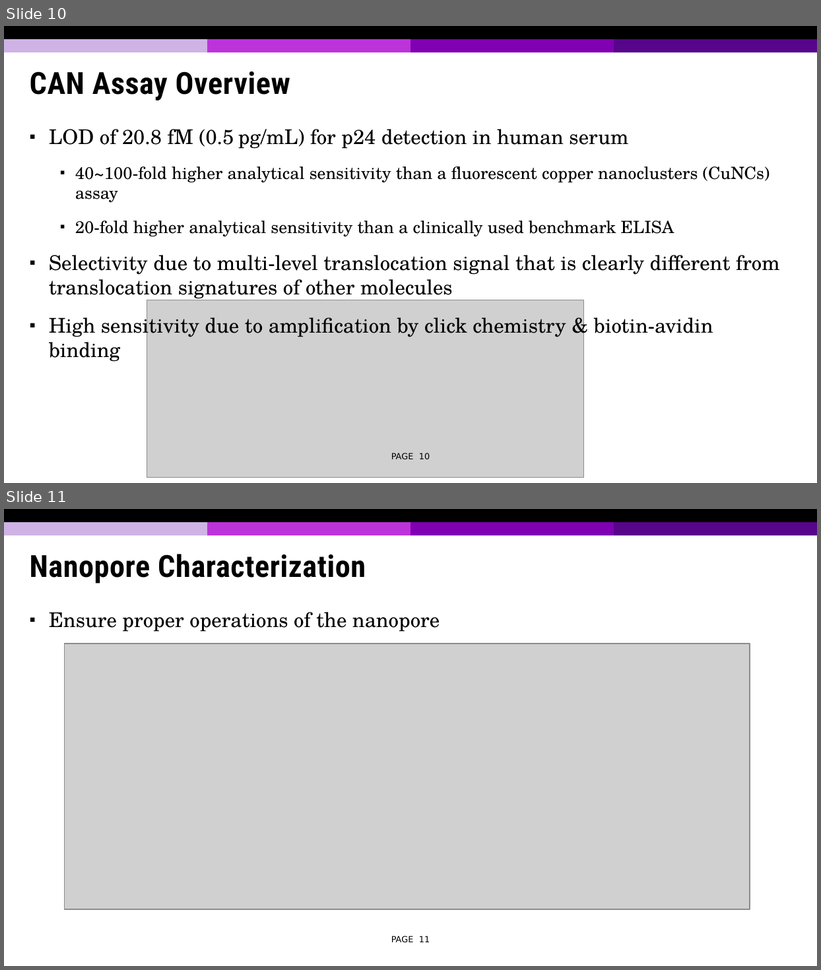
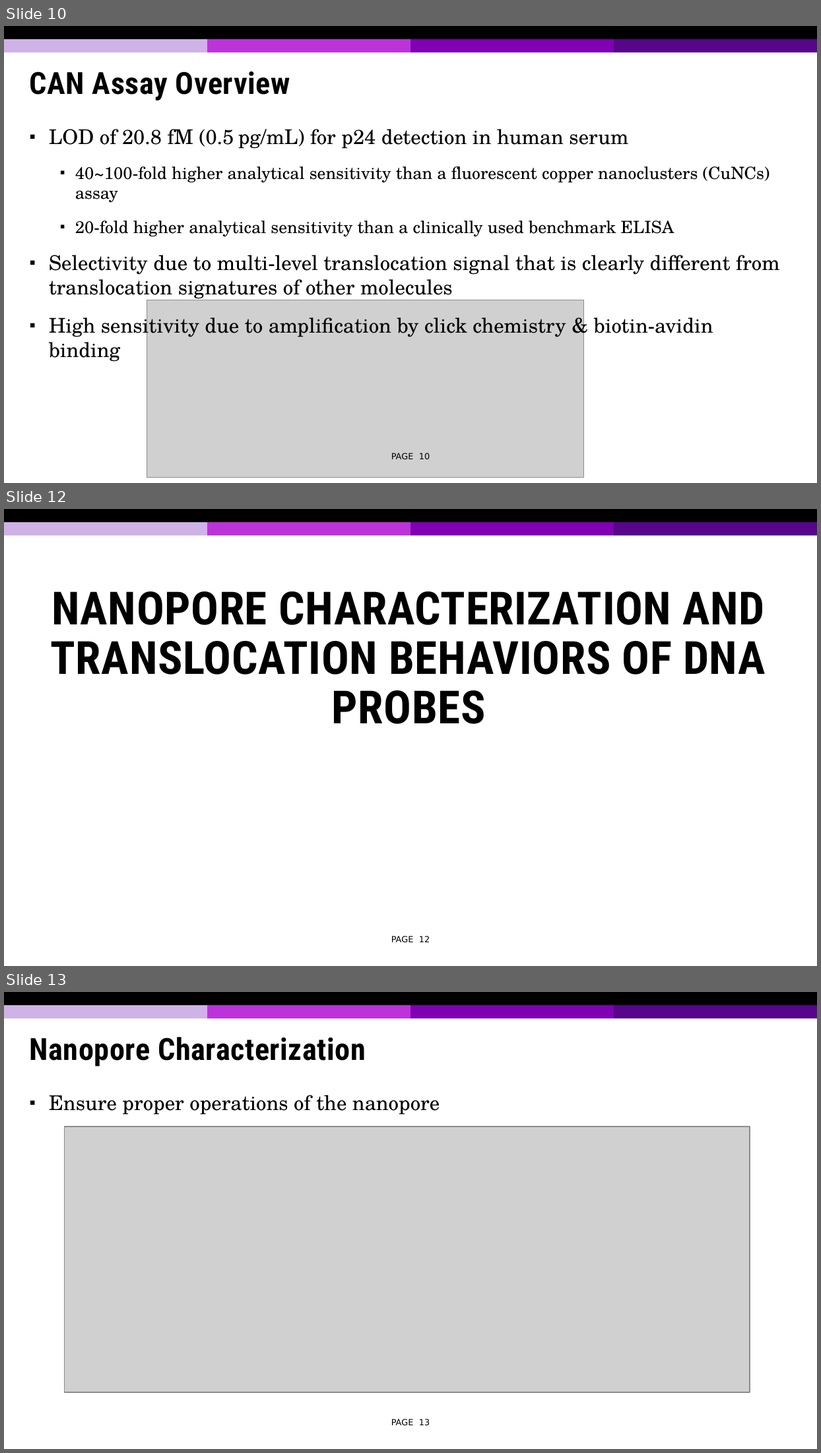
Before and after one commit to tonymin/ECE730, a slide deck: Presentation 2.pptx. Shown one above the other, each under a label of ours: slides 10 and 11 before the commit, slides 10, 12 and 13 after it; the slides between them are not shown. The pictures are 821x970 and 821x1453 pixels, drawn with LibreOffice and Linux fonts; fonts in the diff are those of the drawing; grey boxes stand for pictures; background and template pictures are left out. Boxes give left, top, right and bottom in pixels: in the first picture for what was removed or moved away, otherwise in the second. Text is boxed around its words. In the diff, an @@ line names an element or a change of style, - is before the commit and + after.

```diff
--- a/Presentation 2.pptx
+++ b/Presentation 2.pptx
@@ slide 12 added at (4,509,817,966), background #FFFFFF; not listed: 5 template elements that a slide beside it also shows @@
@@ title added at (51,591,766,724), 40.5 pt, text #000000, bold @@
+NANOPORE CHARACTERIZATION AND TRANSLOCATION BEHAVIORS OF DNA PROBES
@@ page number added at (391,936,430,943), 7.5 pt, text #000000 @@
+PAGE 12
@@ what was slide 11 is now slide 13 @@
@@ page number at (391,1419,430,1426): text changed @@
-PAGE 11
+PAGE 13
```
Also in this commit, not shown: 3 slides changed, 12 other slides added.
